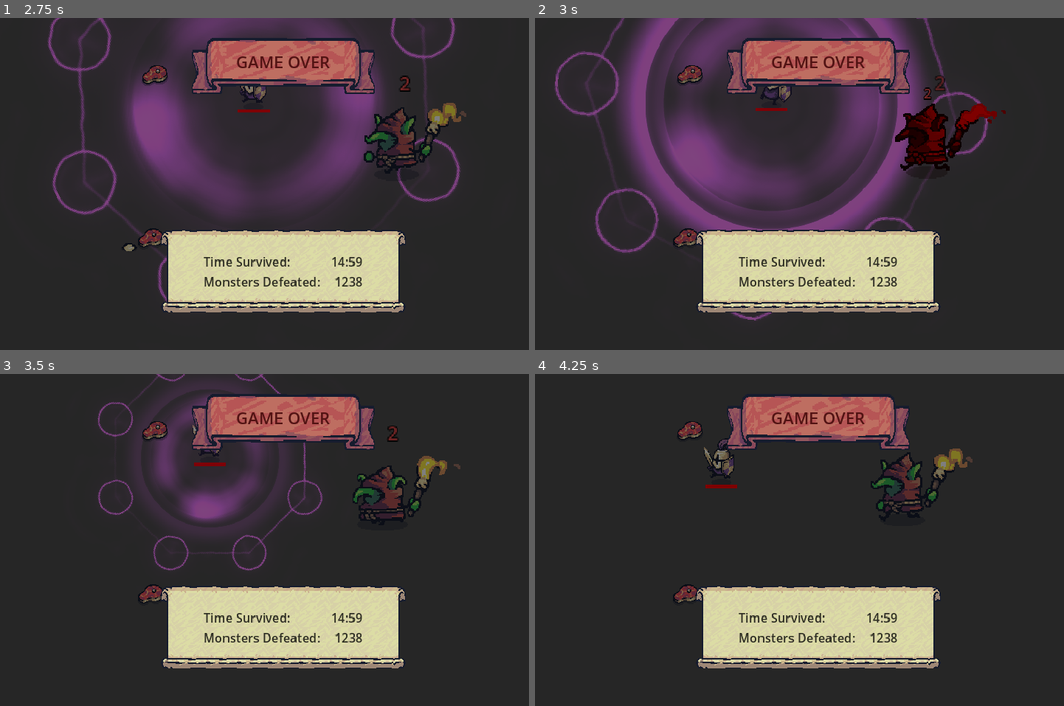
Above: before the commit, frames 1-4 (two rows, left to right).
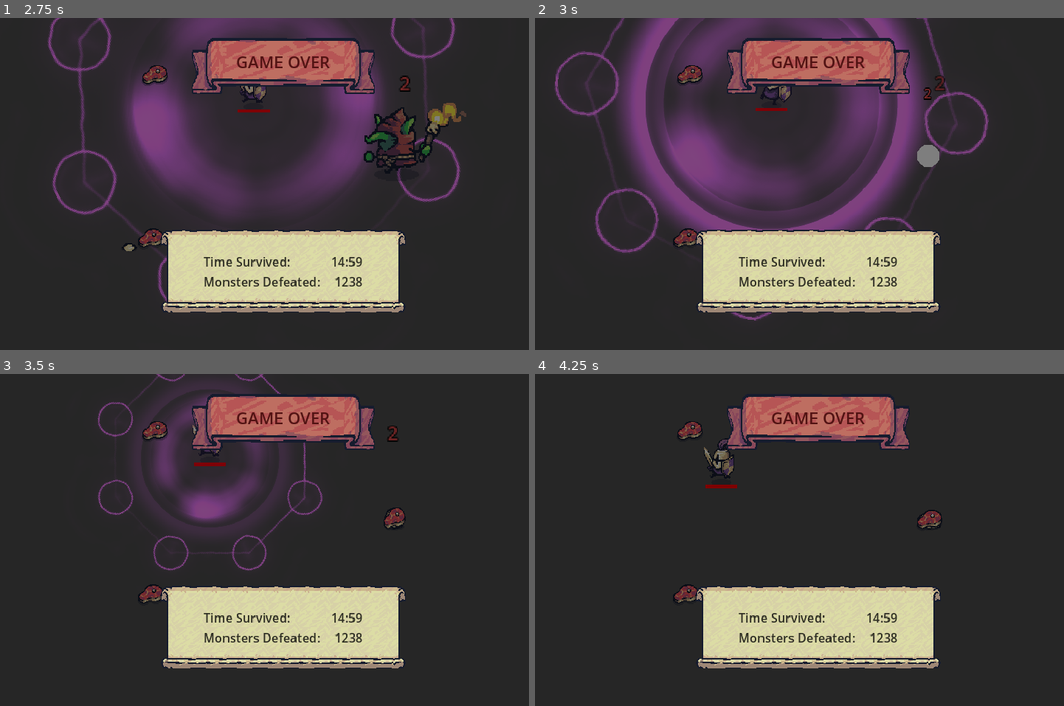
Above: after the commit, the same moments.

Repository: wilsondesouza/desafios-logica-godot
Game: Godot game, scene res://test_scenes/test_ui.tscn
The game is run twice, just before and just after one commit, with the same random seed, the same clock (stepped at 60 frames per second) and the same inputs. This scene is started directly instead of the project's main scene.
Inputs (mouse positions are in pixels of both pictures, inside the frame that each line leads up to):
- Up to frame 1 (2.75 s): move the mouse to (253, 250) at 0.52 s; hold W (move_up) 0.53-2.03 s; click (253, 250) at 0.6 s; move the mouse to (460, 233) at 1.27 s; click (460, 233) at 1.35 s; move the mouse to (105, 134) at 2.02 s; hold A (move_left) from 2.03 s (still down); click (105, 134) at 2.1 s
- Up to frame 2 (3 s): keep holding A (move_left); move the mouse to (847, 184) at 2.77 s; click (847, 184) at 2.85 s
- Up to frame 3 (3.5 s): keep holding A (move_left)
- Up to frame 4 (4.25 s): move the mouse to (730, 457) at 3.52 s; release A (move_left) at 3.53 s; hold S (move_down) from 3.53 s (still down); click (730, 457) at 3.6 s

Frame 1 is identical in both runs. In frame 2, 1.8% of the frame differs, in the area x 68-89%, y 25-46%; in frame 3, 1.6%; in frame 4, 1.8%.

Commit message:
adicionando teclas de ações e recalculando vida

Diff:
--- a/game/enemies/goblin.tscn
+++ b/game/enemies/goblin.tscn
@@ -65,7 +65,6 @@
 scale = Vector2(2, 2)
 motion_mode = 1
 script = ExtResource("1_rryym")
-health = 20
 death_prefab = ExtResource("2_deuqp")
 drop_chance = 0.2
 drop_items = Array[PackedScene]([ExtResource("3_qa0gw"), ExtResource("4_d0anx")])
--- a/game/enemies/pawn.tscn
+++ b/game/enemies/pawn.tscn
@@ -62,7 +62,7 @@
 [node name="Pawn" type="CharacterBody2D" groups=["enemies"]]
 motion_mode = 1
 script = ExtResource("1_rryym")
-health = 3
+health = 4
 death_prefab = ExtResource("2_deuqp")
 drop_items = Array[PackedScene]([ExtResource("3_7uwg5")])
 
--- a/game/project.godot
+++ b/game/project.godot
@@ -64,8 +64,9 @@
 attack={
 "deadzone": 0.5,
 "events": [Object(InputEventMouseButton,"resource_local_to_scene":false,"resource_name":"","device":-1,"window_id":0,"a …(258 unchanged characters)…
-, Object(InputEventKey,"resource_local_to_scene":false,"resource_name":"","device":-1,"window_id":0,"alt_pressed":false,"shift_pressed":false,"ctrl_pressed":false,"meta_pressed":false,"pressed":false,"keycode":0,"physical_keycode":32,"key_label":0,"unicode":32,"echo":false,"script":null)
+, Object(InputEventKey,"resource_local_to_scene":false,"resource_name":"","device":-1,"window_id":0,"alt_pressed":false,"shift_pressed":false,"ctrl_pressed":false,"meta_pressed":false,"pressed":false,"keycode":32,"physical_keycode":32,"key_label":32,"unicode":32,"echo":false,"script":null)
 , Object(InputEventJoypadButton,"resource_local_to_scene":false,"resource_name":"","device":-1,"button_index":0,"pressure":0.0,"pressed":true,"script":null)
+, Object(InputEventKey,"resource_local_to_scene":false,"resource_name":"","device":0,"window_id":0,"alt_pressed":false,"shift_pressed":false,"ctrl_pressed":false,"meta_pressed":false,"pressed":false,"keycode":0,"physical_keycode":90,"key_label":0,"unicode":0,"echo":false,"script":null)
 ]
 }
 
Not shown, added: game/README.md
